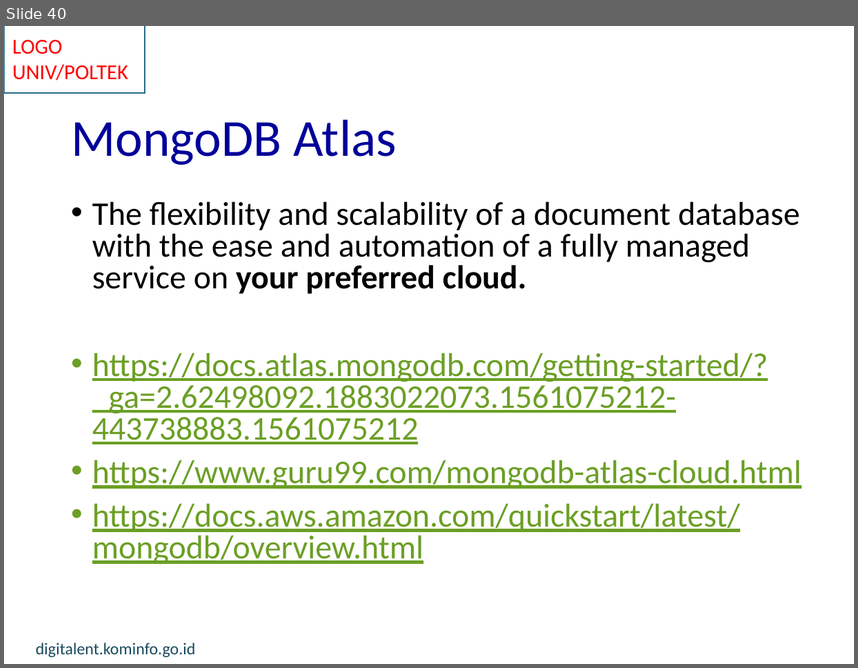
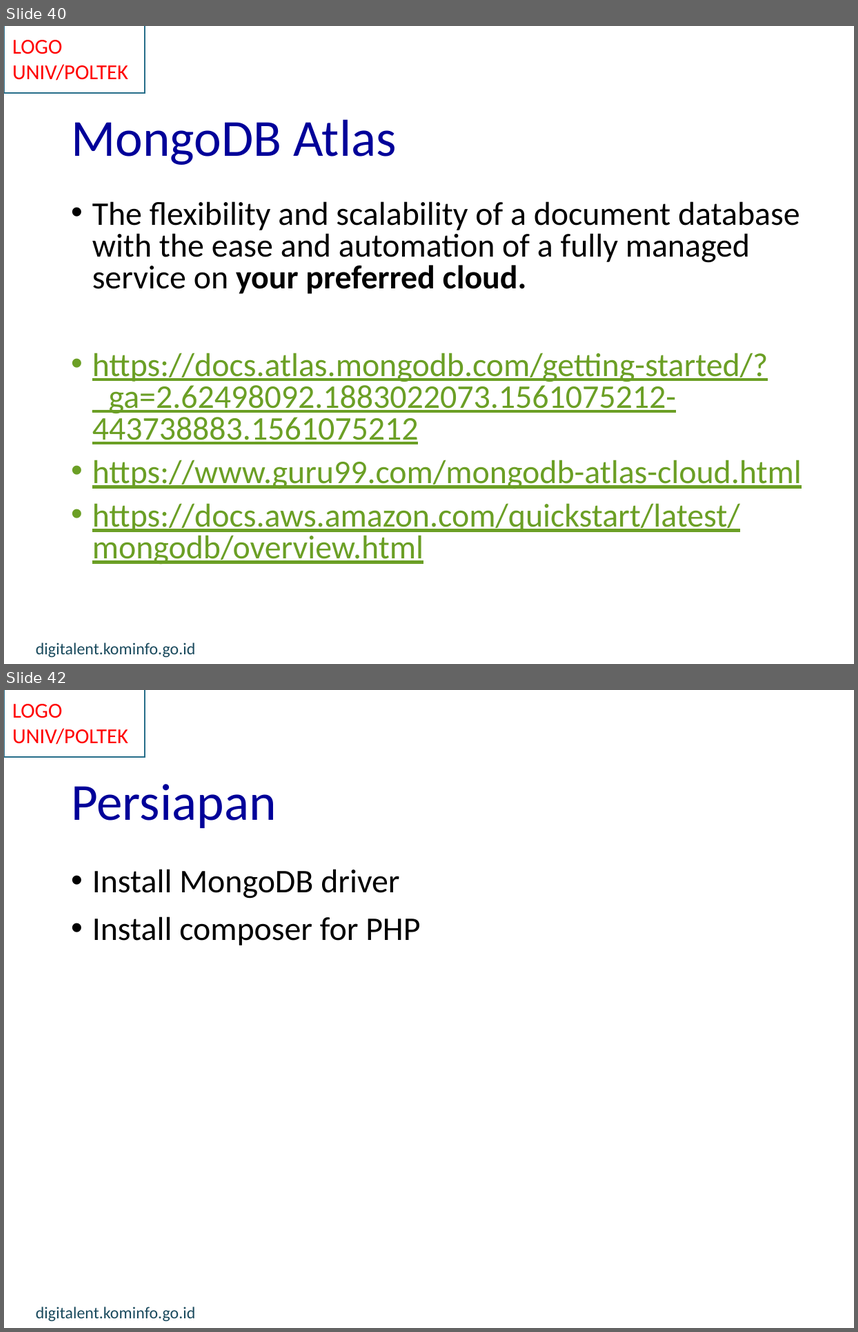
Before and after one commit to munif/iot-mongodb, a slide deck: IoT - 25 - Data Storage MongoDB rev 2.pptx. Shown one above the other, each under a label of ours: slide 40 before the commit, slides 40 and 42 after it; the slides between them are not shown. The pictures are 858x668 and 858x1332 pixels, drawn with LibreOffice and Linux fonts; fonts in the diff are those of the drawing; background and template pictures are left out. Boxes give left, top, right and bottom in pixels: in the first picture for what was removed or moved away, otherwise in the second. Text is boxed around its words. In the diff, an @@ line names an element or a change of style, - is before the commit and + after.

```diff
--- a/IoT - 25 - Data Storage MongoDB rev 2.pptx
+++ b/IoT - 25 - Data Storage MongoDB rev 2.pptx
@@ slide 42 added at (x1=4, y1=690, x2=854, y2=1328), background #FFFFFF; not listed: 3 template elements that a slide beside it also shows @@
@@ title added at (x1=71, y1=784, x2=277, y2=828), 44 pt, text #000099 @@
+Persiapan
@@ text added at (x1=92, y1=869, x2=420, y2=945), 28 pt, text #000000 @@
+• Install MongoDB driver
+• Install composer for PHP
```
Also in this commit, not shown: 7 other slides added, 2 other files.
